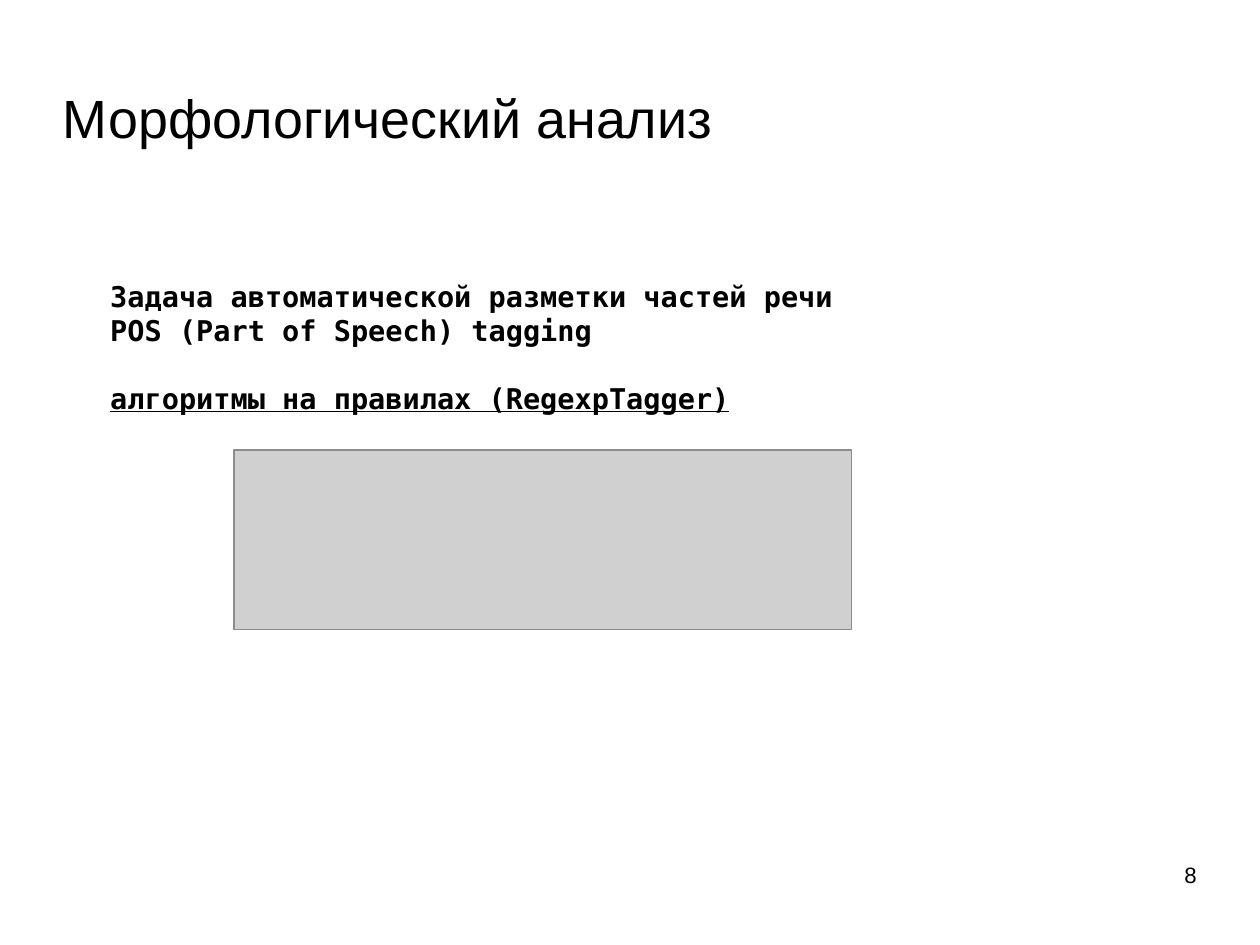
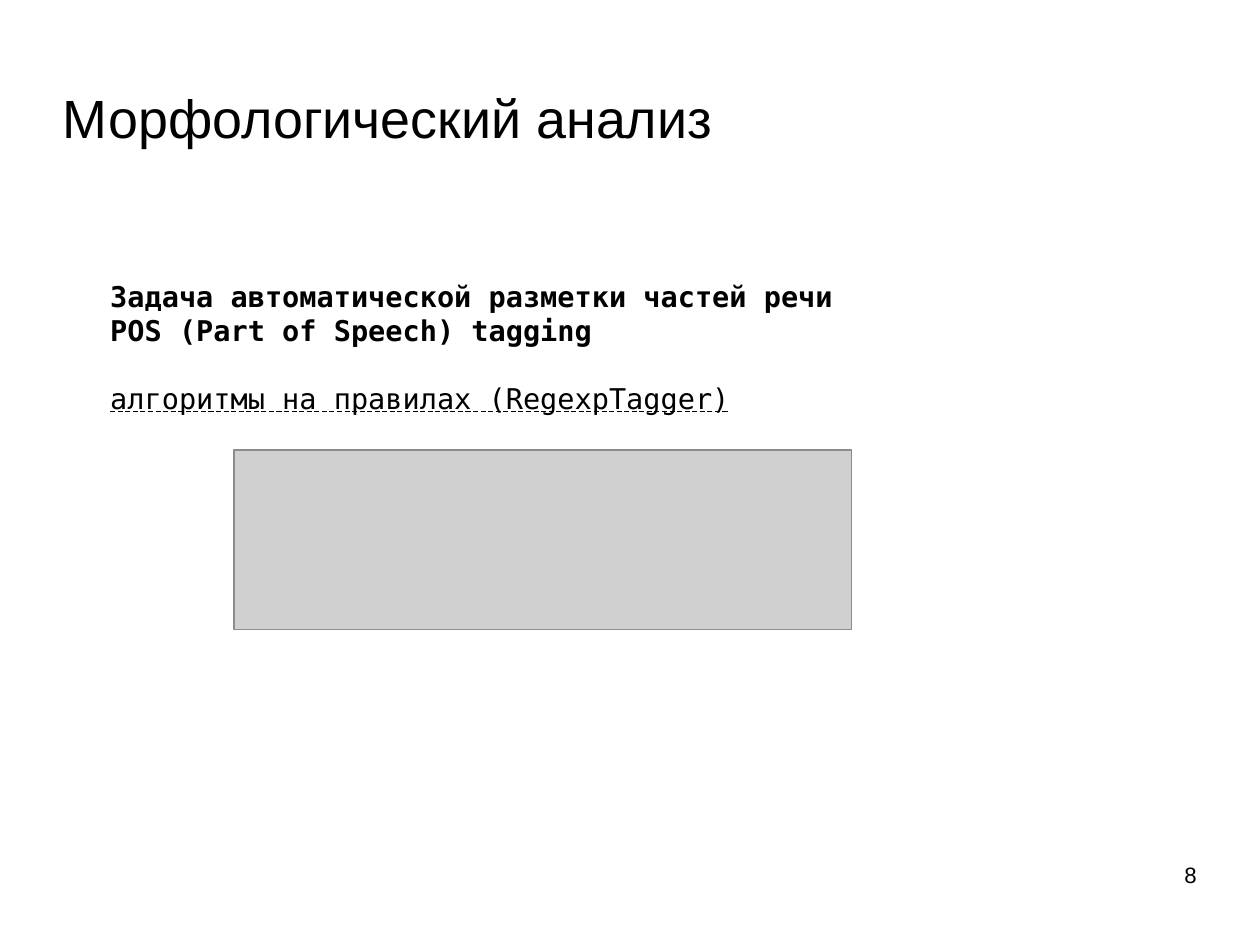
Before and after one commit to mechanoid5/ml_nlp_2022, a slide deck: slide 8 of 06-morph.odp. Drawn at 1260x945 pixels with LibreOffice and Linux fonts; fonts in the diff are those of the drawing; grey boxes stand for pictures; background and template pictures are left out. Boxes give left, top, right and bottom in pixels: in the first picture for what was removed or moved away, otherwise in the second. Text is boxed around its words. In the diff, an @@ line names an element or a change of style, - is before the commit and + after.

```diff
--- a/06-morph.odp
+++ b/06-morph.odp
@@ text at [110,387,730,415]: bold off in "алгоритмы на правилах (RegexpTagger)" @@
```
Also in this commit, not shown: 6 other slides changed, 3 slides added, 1 other file.
